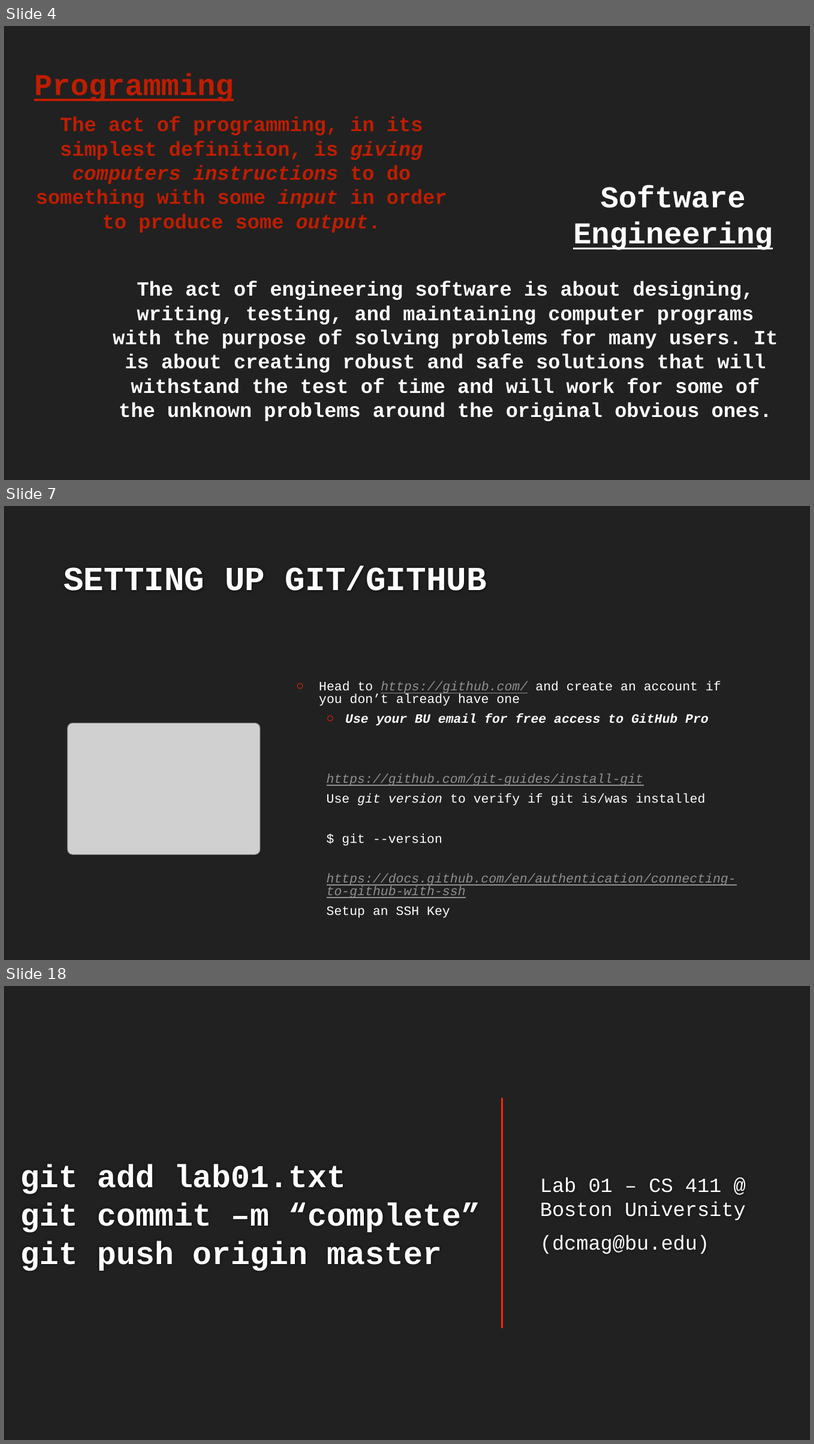
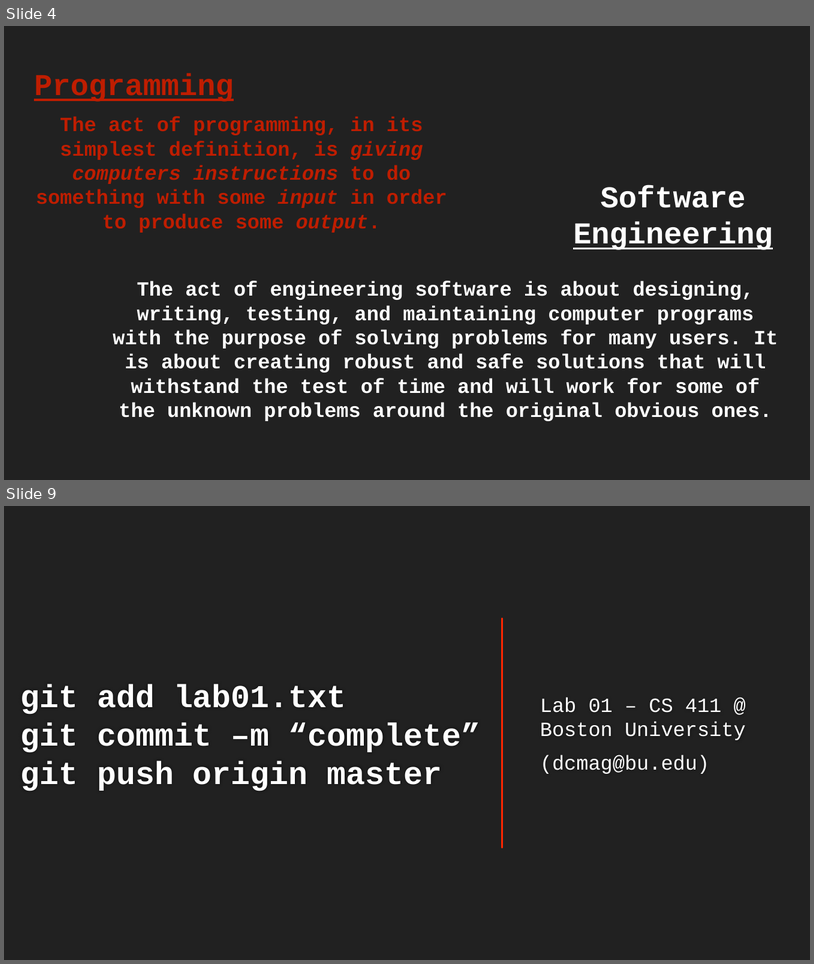
Before and after one commit to dcmaglione/bu-cs411-spring24, a slide deck: lab_slides/Lab-01/Lab-01.pptx. Shown one above the other, each under a label of ours: slides 4, 7 and 18 before the commit, slides 4 and 9 after it; the slides between them are not shown. The pictures are 814x1444 and 814x964 pixels, drawn with LibreOffice and Linux fonts; fonts in the diff are those of the drawing; grey boxes stand for pictures; background and template pictures are left out. Boxes give left, top, right and bottom in pixels: in the first picture for what was removed or moved away, otherwise in the second. Text is boxed around its words. In the diff, an @@ line names an element or a change of style, - is before the commit and + after.

Commit message:
updated lab slides

```diff
--- a/lab_slides/Lab-01/Lab-01.pptx
+++ b/lab_slides/Lab-01/Lab-01.pptx
@@ slide 7 removed at box(4, 506, 810, 960), background #212121 @@
@@ title removed at box(63, 565, 487, 591) @@
-SETTING UP GIT/GITHUB
@@ text removed at box(319, 681, 737, 918) @@
-○ Head to https://github.com/ and create an account if you don’t already have one
-  ○ Use your BU email for free access to GitHub Pro
-  https://github.com/git-guides/install-git
-  Use git version to verify if git is/was installed
-  $ git --version
-  https://docs.github.com/en/authentication/connecting-to-github-with-ssh
-  Setup an SSH Key
@@ picture removed at box(68, 723, 260, 854) @@
@@ what was slide 18 is now slide 9 @@
```
Also in this commit, not shown: 1 slide changed, 4 slides added, 12 other slides removed, 4 other files.
